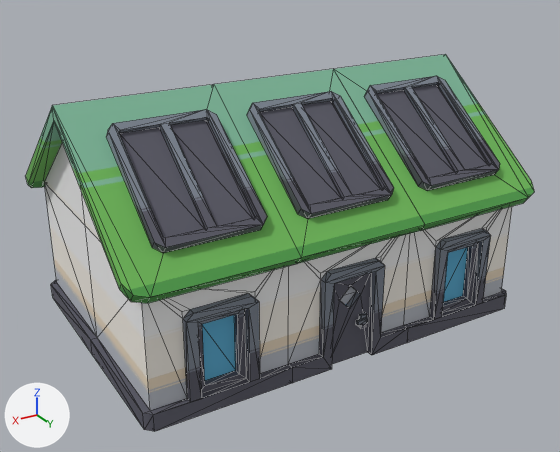
A saved change to the glTF model assets/models/house-c.glb.
Before and after are seen from a 50 mm camera at (0.747, 1.259, 0.802) aimed at (0.014, 0.037, 0.191). Every picture has the same lights, and +X, +Y and +Z are marked at lower left. The first picture is the older version. Mesh edges are drawn as thin lines. Where no turn or scale is listed for an object, it has been applied to the vertices. Vertices at exactly the same position are counted once.

In view in the first picture: 'house-c'.
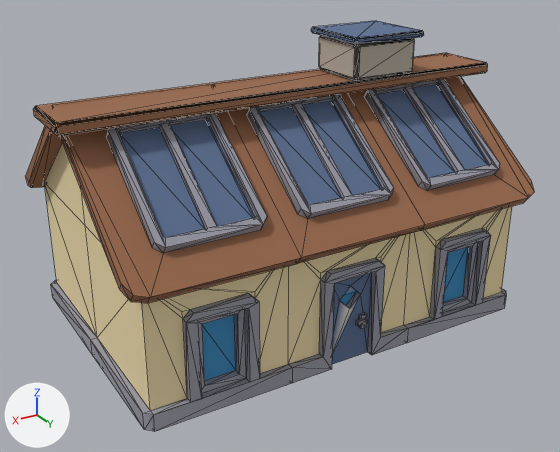
Where the newer file only moved an object's origin or applied its transform, the numbers keep the older frame.

What differs and where, as boxes (x1, y1, x2, y2) in the pictures (560 x 452 px):
```json
{"object": "house-c", "change": "reshaped", "before": [26, 54, 535, 431], "after": [26, 21, 535, 431], "on screen": "9% taller"}
{"part": 1, "of": "me_house_c", "change": "added", "after": [33, 53, 488, 136], "on screen": "brown"}
{"part": 2, "of": "me_house_c", "change": "added", "after": [319, 35, 415, 81]}
{"part": 3, "of": "me_house_c", "change": "added", "after": [311, 21, 424, 44], "on screen": "blue"}
{"part": 4, "of": "me_house_c", "change": "recoloured", "before": [26, 54, 535, 431], "after": [26, 54, 535, 431]}
```

Edits to the scene script, one JSON object a line:
```json
{"op": "add", "block": "mat_vertex_colors", "code": ["mat_vertex_colors = bpy.data.materials.new('vertex-colors')", "mat_vertex_colors.use_nodes = True; mat_vertex_colors.node_tree.nodes.clear()", "_N = mat_vertex_colors.node_tree.nodes; _L = mat_vertex_colors.node_tree.links", "n0 = _N.new('ShaderNodeBsdfPrincipled'); n0.name = 'Principled BSDF'", "n0.inputs[2].default_value = 1.0  # 'Roughness'", "n1 = _N.new('ShaderNodeOutputMaterial'); n1.name = 'Material Output'", "n2 = _N.new('ShaderNodeVertexColor'); n2.name = 'Color Attribute'", "_L.new(n0.outputs[0], n1.inputs[0])  # 'BSDF' to 'Surface'", "_L.new(n2.outputs[0], n0.inputs[0])  # 'Color' to 'Base Color'"]}
{"block": "me_house_c", "where": "# used by ob_house_c; location = (0.0, 0.0, 0.241)"}
{"op": "remove", "block": "me_house_c", "code": "me_house_c.from_pydata(...)  # 416 vertices, 770 faces; spans x -0.425..0.425, y -0.299..0.299, z -0.241..0.241"}
{"op": "add", "block": "me_house_c", "code": "me_house_c.from_pydata(...)  # 488 vertices, 902 faces; spans x -0.451..0.451, y -0.299..0.299, z -0.241..0.323"}
{"block": "me_house_c", "change": "me_house_c part 1: a new loose piece of 24 vertices spanning x -0.451..0.451, y -0.026..0.104, z 0.217..0.239, in mat_vertex_colors"}
{"block": "me_house_c", "change": "me_house_c part 2: a new loose piece of 24 vertices spanning x -0.24..-0.1, y -0.012..0.118, z 0.241..0.311, in mat_vertex_colors"}
{"block": "me_house_c", "change": "me_house_c part 3: a new loose piece of 24 vertices spanning x -0.25..-0.09, y -0.022..0.128, z 0.311..0.323, in mat_vertex_colors"}
{"block": "me_house_c", "change": "me_house_c part 4: 770 faces spanning x -0.425..0.425, y -0.299..0.299, z -0.241..0.241 switch from mat_palette_city_kit_suburban to mat_vertex_colors"}
```
